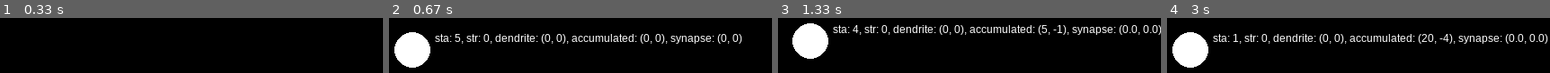
Above: before the commit, frames 1-4 (left to right).
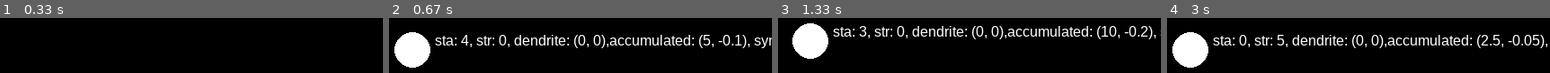
Above: after the commit, the same moments.

Repository: Tiques1/HumanNetwork
Game: pygame game, started from graphics/pygame/main.py
The game is run twice, just before and just after one commit, with the same random seed, the same clock (stepped at 60 frames per second) and the same inputs.
Inputs (mouse positions are in pixels of both pictures, inside the frame that each line leads up to):
- Up to frame 1 (0.33 s): no input
- Up to frame 2 (0.67 s): click (411, 49) at 0.38 s
- Up to frame 3 (1.33 s): hold Right 0.67-1.13 s; move the mouse to (outside the picture) at 0.7 s; hold Up from 1.17 s (still down)
- Up to frame 4 (3 s): release Up at 1.47 s; hold Right 1.5-1.97 s; hold Left 2-2.53 s; hold Down 2.57-2.87 s; hold Left from 2.9 s (still down)

Frame 1 is identical in both runs. In frame 2, 9.6% of the frame differs, in the area x 11-100%, y 29-55%; in frame 3, 9.5%; in frame 4, 9.6%.

Commit message:
interface ended

Diff:
--- a/graphics/pygame/main.py
+++ b/graphics/pygame/main.py
@@ -66,9 +66,12 @@
                 self.draw_arrow(screen, start_pos, end_pos, self.line_color, scale)
 
         # Отображение характеристик
-        font = pygame.font.SysFont('Arial', 12)
-        characteristics = f"sta: {self.sta}, str: {self.str}, dendrite: {self.dendrite[0], self.dendrite[1]}, " \
-                          f"accumulated: {self.accumulated[0], self.accumulated[1]}, synapse: {self.synapse[0], self.synapse[1]}"
+        font = pygame.font.SysFont('Arial', 16)
+        characteristics = f"sta: {self.sta}, str: {self.str}, dendrite: {round(self.dendrite[0], 2), round(self.dendrite[1], 2)}," \
+                          f"accumulated: {round(self.accumulated[0], 2), round(self.accumulated[1], 2)}, " \
+                          f"synapse: {round(self.synapse[0], 2), round(self.synapse[1], 2)}, " \
+                          f"last: {round(self.last_state[0], 2), round(self.last_state[1], 2)}, " \
+                          f"current: {round(self.current_state[0], 2), round(self.current_state[1], 2)}"
         text = font.render(characteristics, True, WHITE)
         screen.blit(text, (int(neuron_pos[0] + self.radius * scale + 5), int(neuron_pos[1] - self.radius * scale)))
 
@@ -86,7 +89,7 @@
 
     def _dropping_state(self):
         # self.color = WHITE
-        self.line_color = self.color_range()
+        self.line_color = (255, 215, 0)
 
     def _recovery_state(self):
         self.line_color = WHITE
--- a/neurons/neuron.py
+++ b/neurons/neuron.py
@@ -17,7 +17,7 @@
         self.synapse = [0, 0]  # send to another neuron and reset to zero
 
         # inner tm
-        self.reproductivity = [5, -1]  # amount of transmitters + on each step
+        self.reproductivity = [5, -0.1]  # amount of transmitters + on each step
         self.accumulated = [0, 0]  # move to synapse and set accumulated * returnability
 
         self.current_state = [0, 0]  # how many transmitters in synapse; before calculations complete
@@ -27,12 +27,12 @@
         self.accumulated[0] += self.reproductivity[0]
         self.accumulated[1] += self.reproductivity[1]
         if self.str > 0:
-            # print(pcns(), self.name, 'ВОССТАНАВЛИВАЮСЬ')
+            print(pcns(), self.name, 'ВОССТАНАВЛИВАЮСЬ')
             self._recovery_state()
 
             self.str -= 1
         elif self.sta == 1:
-            # print(pcns(), self.name, 'ВЫБРАСЫВАЮ')
+            print(pcns(), self.name, 'ВЫБРАСЫВАЮ')
             self._dropping_state()
 
             self.sta = 0
@@ -42,17 +42,18 @@
             self.accumulated[1] = self.accumulated[1] * self.returnablity
             self.str = self.recovery
         elif self.sta > 0:
-            # print(pcns(), self.name, 'ПЕРЕДАЮ')
+            print(pcns(), self.name, 'ПЕРЕДАЮ')
             self._givinig_state()
 
             self.sta -= 1
         elif self.last_state[0] + self.last_state[1] > self.treshold:
-            # print(pcns(), self.name, 'АКТИВИРУЮСЬ')
+            print(pcns(), self.name, 'АКТИВИРУЮСЬ')
             self._activating_state()
 
+            self.current_state = [0, 0]
             self.sta = self.speed
         else:
-            # print(pcns(), self.name, 'НАКАПЛИВАЮ')
+            print(pcns(), self.name, 'НАКАПЛИВАЮ')
             self._collecting_state()
 
             self.current_state[0] += self.dendrite[0]
@@ -61,7 +62,7 @@
             self.dendrite[1] = 0
 
     def dendrites(self, tm):
-        # print(pcns(), self.name, 'ПРИНИМАЮ')
+        print(pcns(), self.name, 'ПРИНИМАЮ')
         self._getting_state()
 
         self.dendrite[0] += tm[0]
